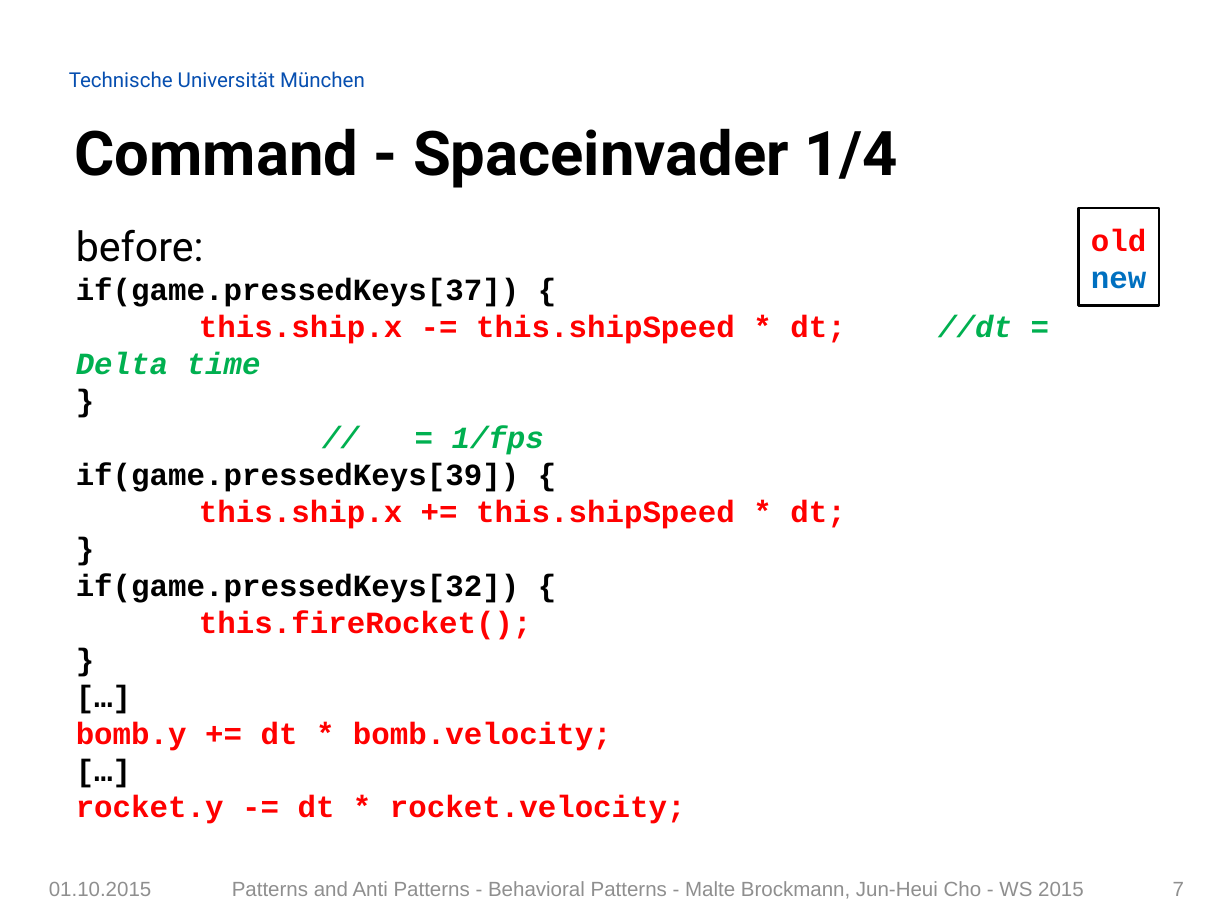
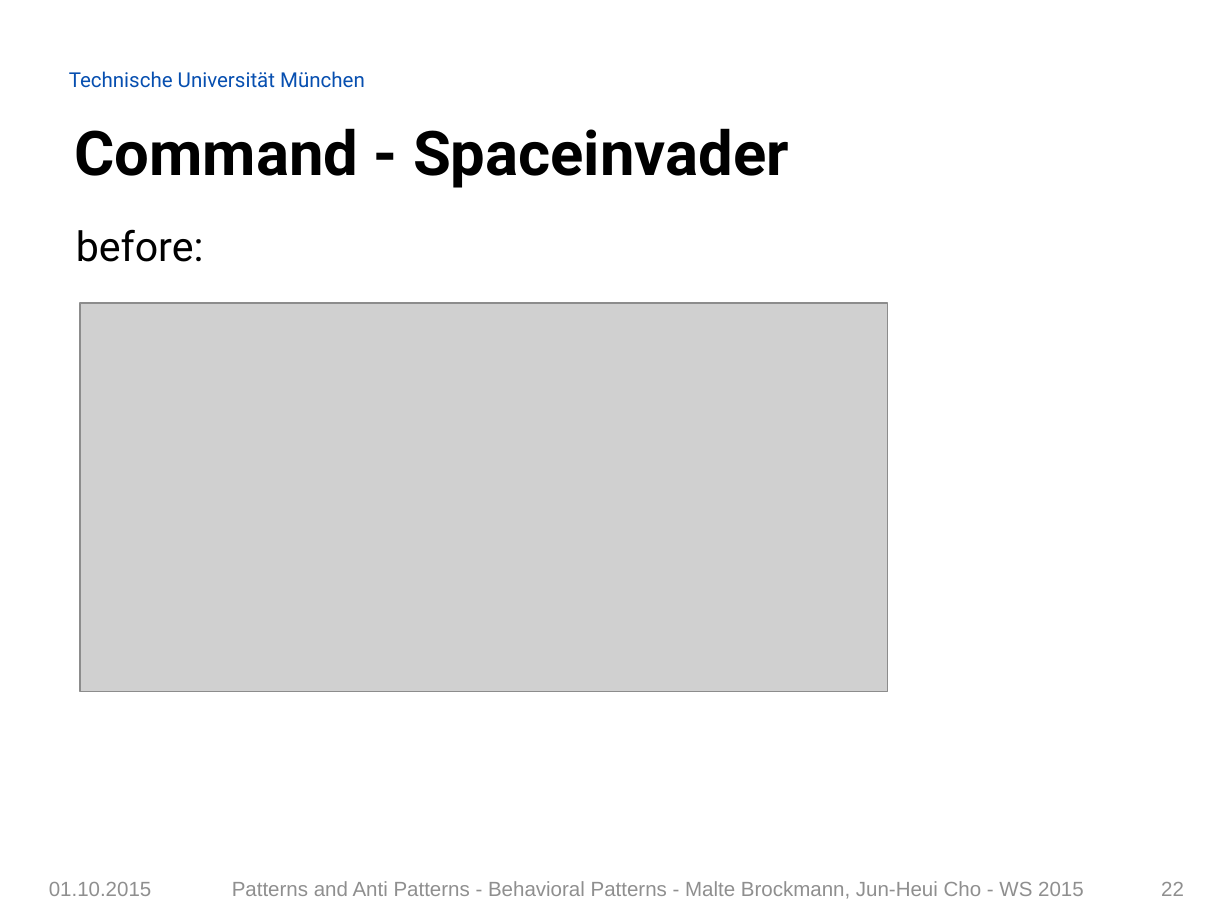
Before and after one commit to Painted6/Behavioral-design-patterns, a slide deck: slide 22 of Behavioral Patterns - JS Patterns and Anti Patterns.pptx (slide 7 before the commit). Drawn at 1232x924 pixels with LibreOffice and Linux fonts; fonts in the diff are those of the drawing; grey boxes stand for pictures; background and template pictures are left out. Boxes give left, top, right and bottom in pixels: in the first picture for what was removed or moved away, otherwise in the second. Text is boxed around its words. In the diff, an @@ line names an element or a change of style, - is before the commit and + after.

```diff
--- a/Behavioral Patterns - JS Patterns and Anti Patterns.pptx
+++ b/Behavioral Patterns - JS Patterns and Anti Patterns.pptx
@@ title at (75, 128, 789, 188): text changed @@
-Command - Spaceinvader 1/4
+Command - Spaceinvader
@@ rectangle removed at (1079, 208, 1159, 306) @@
-old
-new
@@ text removed at (76, 229, 845, 824) @@
-before:
-if(game.pressedKeys[37]) {
-this.ship.x -= this.shipSpeed * dt; //dt = Delta time
-} // = 1/fps
-if(game.pressedKeys[39]) {
-this.ship.x += this.shipSpeed * dt;
-}
-if(game.pressedKeys[32]) {
-this.fireRocket();
-}
-[…]
-bomb.y += dt * bomb.velocity;
-[…]
-rocket.y -= dt * rocket.velocity;
@@ picture added at (80, 303, 888, 691) @@
@@ page number at (1161, 882, 1184, 896): text changed @@
-7
+22
```
Also in this commit, not shown: 30 other slides changed, 3 slides removed.
